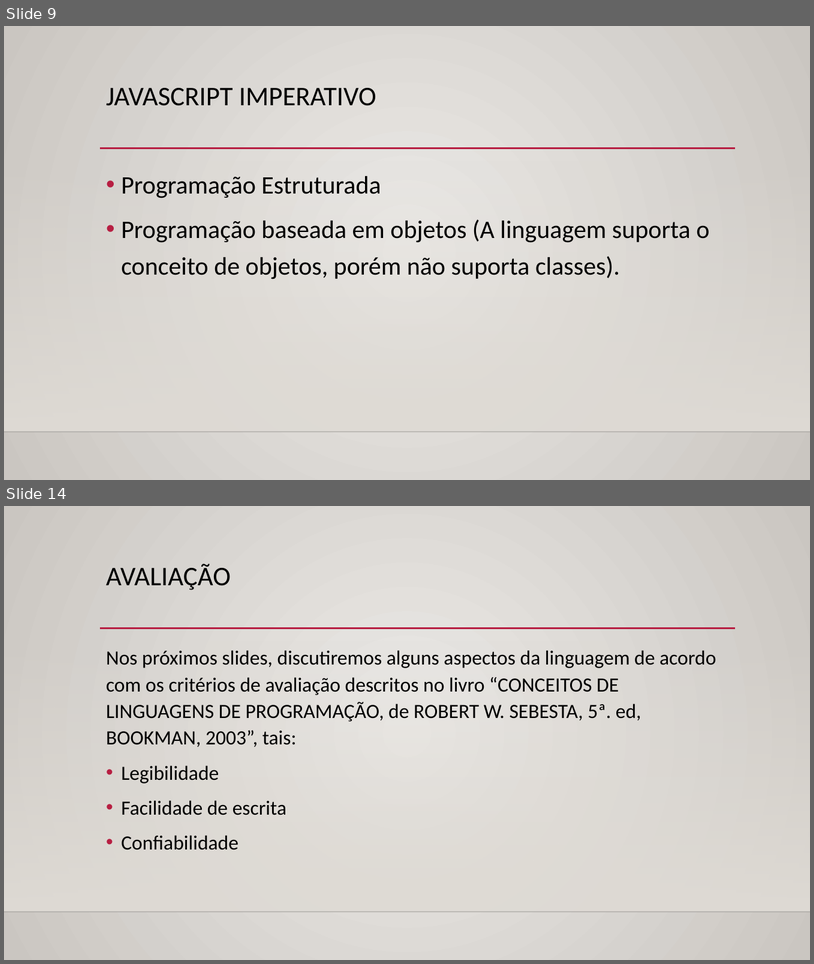
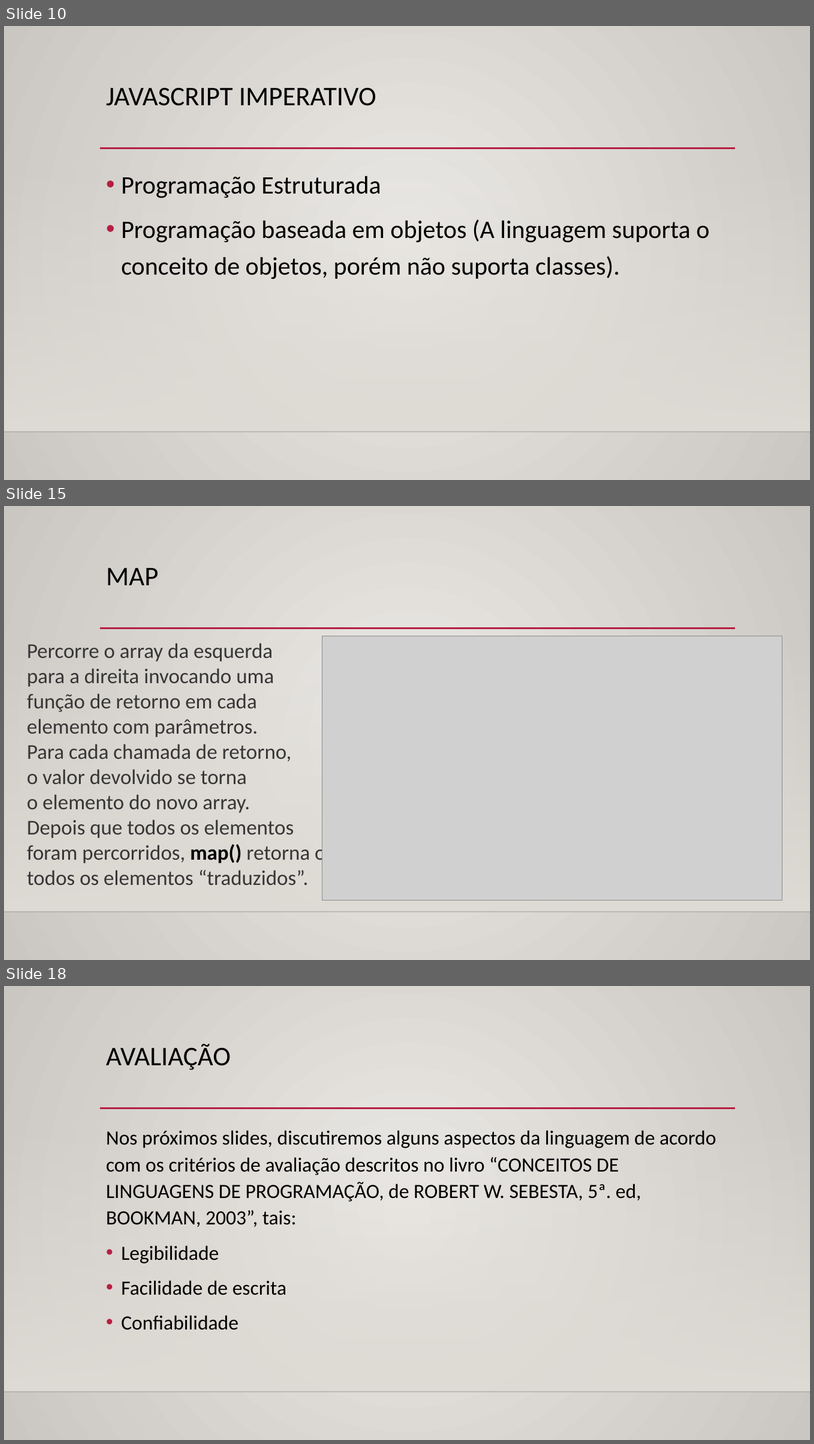
Before and after one commit to TheSennin/Arquivos_Facul, a slide deck: Paradigmas de linguagens de programação/seminário paradigmas/Apresentação1.pptx. Shown one above the other, each under a label of ours: slides 9 and 14 before the commit, slides 10, 15 and 18 after it; the slides between them are not shown. The pictures are 814x964 and 814x1444 pixels, drawn with LibreOffice and Linux fonts; fonts in the diff are those of the drawing; grey boxes stand for pictures; background and template pictures are left out. Boxes give left, top, right and bottom in pixels: in the first picture for what was removed or moved away, otherwise in the second. Text is boxed around its words. In the diff, an @@ line names an element or a change of style, - is before the commit and + after.

```diff
--- a/Paradigmas de linguagens de programação/seminário paradigmas/Apresentação1.pptx
+++ b/Paradigmas de linguagens de programação/seminário paradigmas/Apresentação1.pptx
@@ slide 15 added at [4,506,810,960], background gradient #ECEAE7 to #CAC7C1; not listed: 3 template elements that a slide beside it also shows @@
@@ title added at [106,568,158,585], 32 pt, text #000000 @@
+MAP
@@ text added at [27,643,326,885], 25 pt, text #363636 @@
+Percorre o array da esquerda
+para a direita invocando uma
+função de retorno em cada
+elemento com parâmetros.
+Para cada chamada de retorno,
+o valor devolvido se torna
+o elemento do novo array.
+Depois que todos os elementos
+foram percorridos, map() retorna o novo array com
+todos os elementos “traduzidos”.
@@ picture added at [322,636,783,900] @@
@@ what was slide 9 is now slide 10 @@
@@ what was slide 14 is now slide 18 @@
```
Also in this commit, not shown: 6 slides changed, 4 other slides added.
